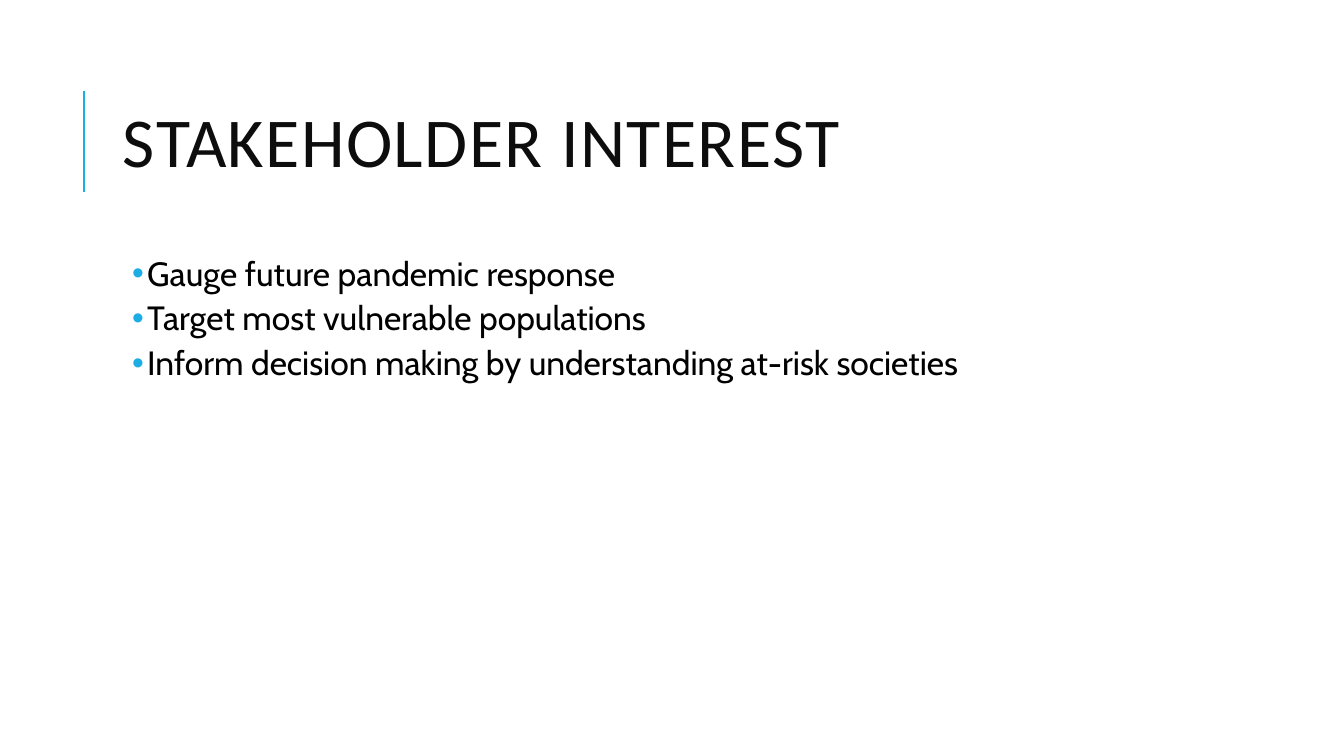
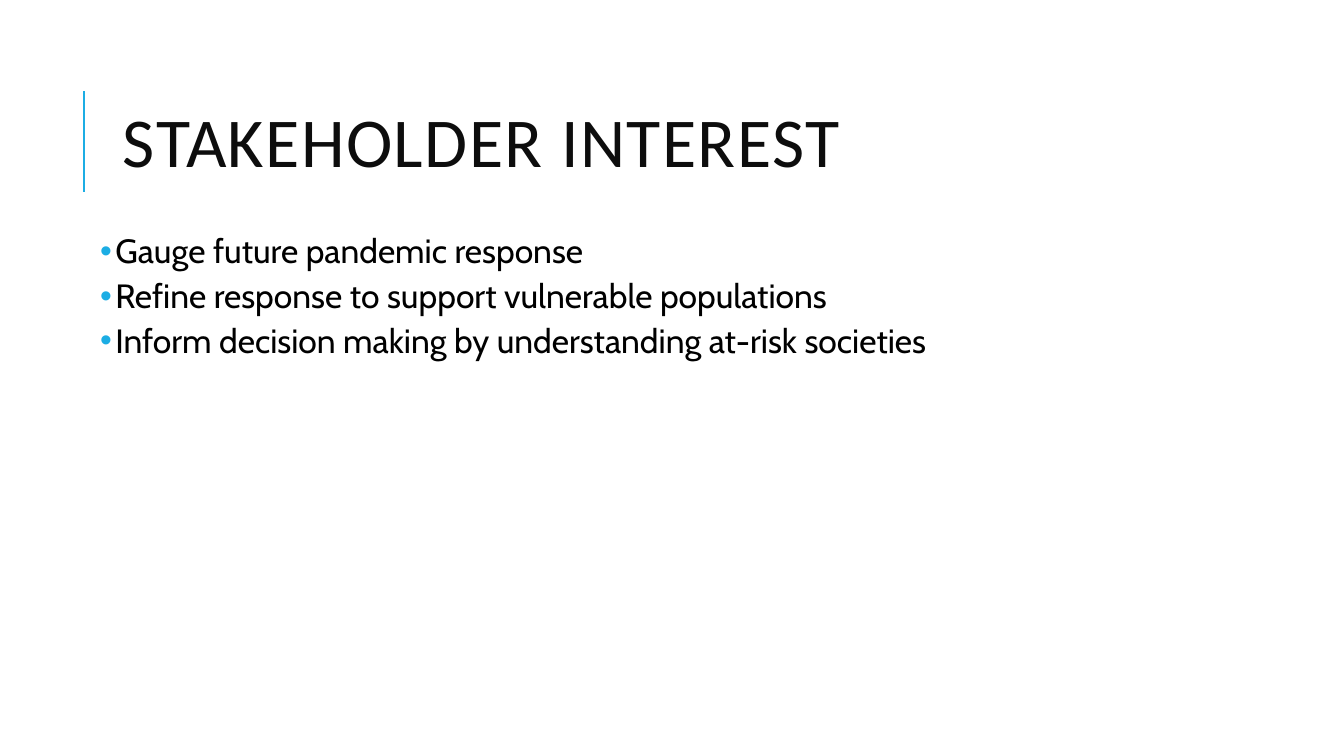
Before and after one commit to tralinde/covid_data_project, a slide deck: slide 3 of ppt/Covid Death Rates.pptx. Drawn at 1344x756 pixels with LibreOffice and Linux fonts; fonts in the diff are those of the drawing. Boxes give left, top, right and bottom in pixels: in the first picture for what was removed or moved away, otherwise in the second. Text is boxed around its words. In the diff, an @@ line names an element or a change of style, - is before the commit and + after.

```diff
--- a/ppt/Covid Death Rates.pptx
+++ b/ppt/Covid Death Rates.pptx
@@ text "Gauge future pandemic response": place and size @@
-text "Gauge future pandemic response" at [147, 260, 958, 383]
+text "Gauge future pandemic response" at [115, 237, 926, 361]
@@ text at [115, 282, 827, 316]: text changed @@
-  • Target most vulnerable populations
+  • Refine response to support vulnerable populations
```
Also in this commit, not shown: 5 other slides changed, 2 slides added, 1 slide removed, 4 other files.
